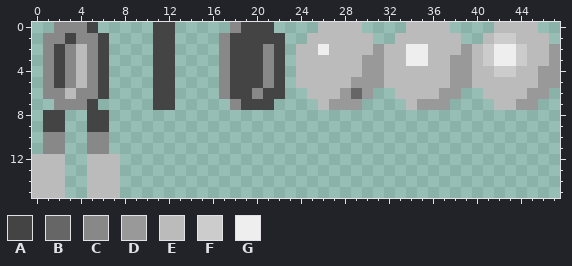
A pixel-art sprite gets an edit: assets/img/objects-spritesheets.png. The picture above is the old version.
The file is 48x16 pixels.
Palette (. is transparent): A #444444  B #666666  C #888888  D #999999  E #bbbbbb  F #cccccc  G #eeeeee
Pixels before, first column x 0:
 0 ..CCCA.....AA.....CAAA....EEEE....EEEE....EEEE..
 1 .CCACCA....AA....CAAAAA..EEEEEE..EEEEEE..EFFEEE.
 2 .CACECA....AA....CAAACA.EEGEEEEDEEGGEEEDEFGGFEED
 3 .CACECA....AA....CAAACA.EEEEEEDDEEGGEEDDEFGGFEED
 4 .CACECA....AA....CAAACA.EEEEEEDDEEEEEEDDEEFFEEDD
 5 .CACECA....AA....CAAACA.EEEEEDDDEEEEEEDDEEEEEEDD
 6 .CCECCA....AA....CAACAA..EEEDBD..EEEEDD..EEEEDD.
 7 ..CCCA.....AA.....CAAA....EDDD....EDDD....EEDD..
 8 .AA..AA.........................................
 9 .AA..AA.........................................
10 .CC..CC.........................................
11 .CC..CC.........................................
12 EEE..EEE........................................
13 EEE..EEE........................................
14 EEE..EEE........................................
15 EEE..EEE........................................
Once edited:
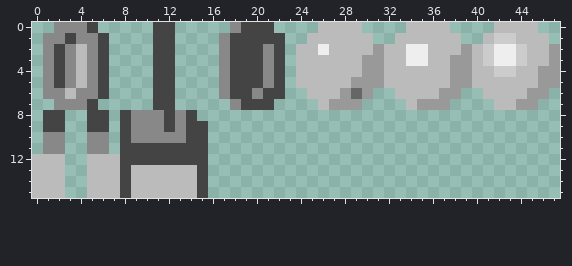
Change:
y 8: x 8..14 ....... -> ACCCACA
y 9: x 8..15 ........ -> ACCCACAA
y 10: x 8..15 ........ -> ACCCCCAA
y 11..12: x 8..15 ........ -> AAAAAAAA
y 13..15: x 8..15 ........ -> AEEEEEEA
Pixel boxes of the changes (left, top, right, bottom) in both pictures:
added: (120, 110, 208, 198)
